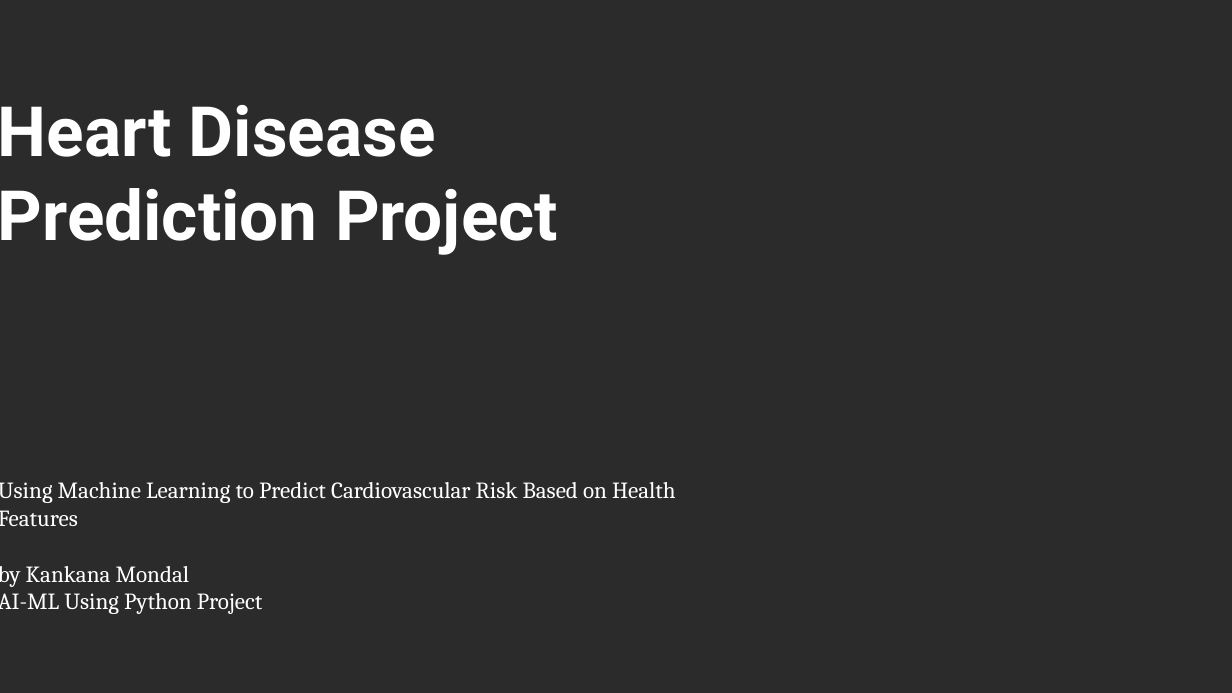
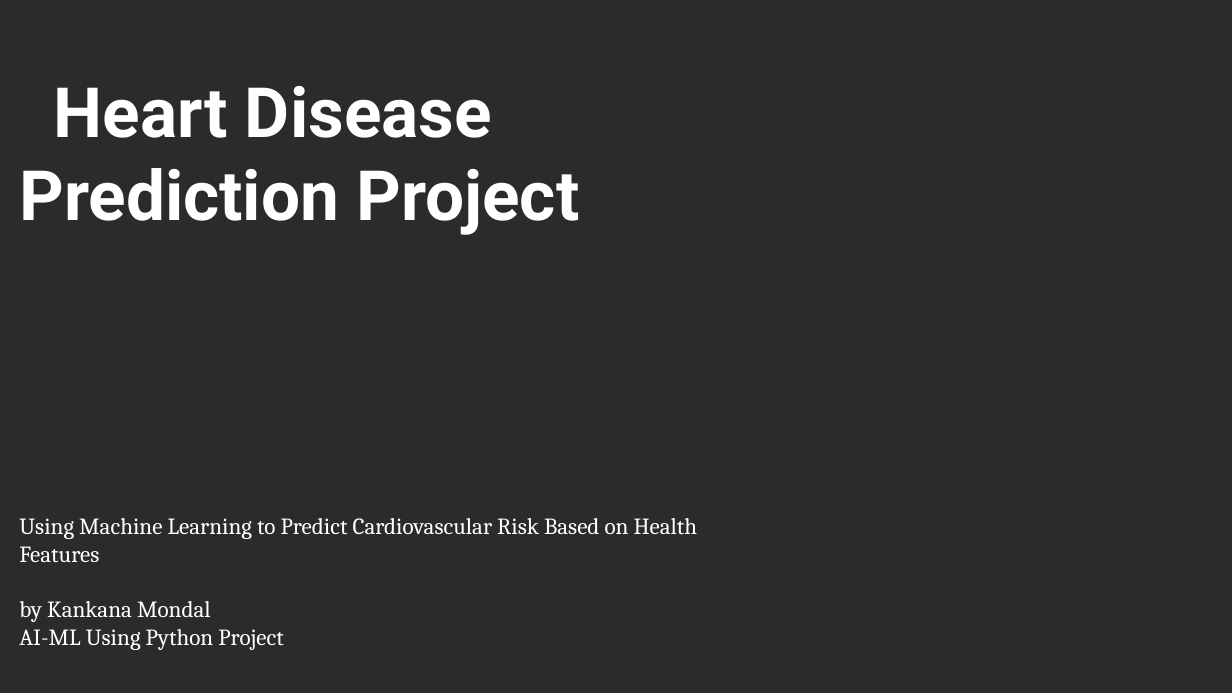
Before and after one commit to Kankana-Mondal/IBM-AI-ML, a slide deck: slide 1 of AI-ML.pptx. Drawn at 1232x693 pixels with LibreOffice and Linux fonts; fonts in the diff are those of the drawing; background and template pictures are left out; a plain dark background stands for a picture behind light text. Boxes give left, top, right and bottom in pixels: in the first picture for what was removed or moved away, otherwise in the second. Text is boxed around its words. In the diff, an @@ line names an element or a change of style, - is before the commit and + after.

Commit message:
updated

```diff
--- a/AI-ML.pptx
+++ b/AI-ML.pptx
@@ text "Heart Disease Prediction Project" rewrapped from <box>0,105,676,614</box> to <box>19,86,698,650</box> @@
```
Also in this commit, not shown: 6 slides added.
